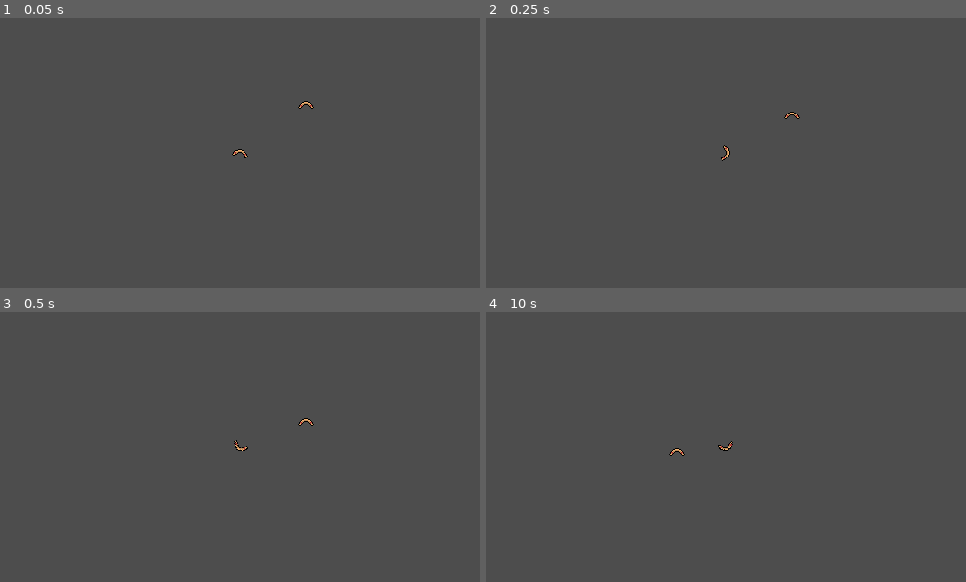
Above: before the commit, frames 1-4 (two rows, left to right).
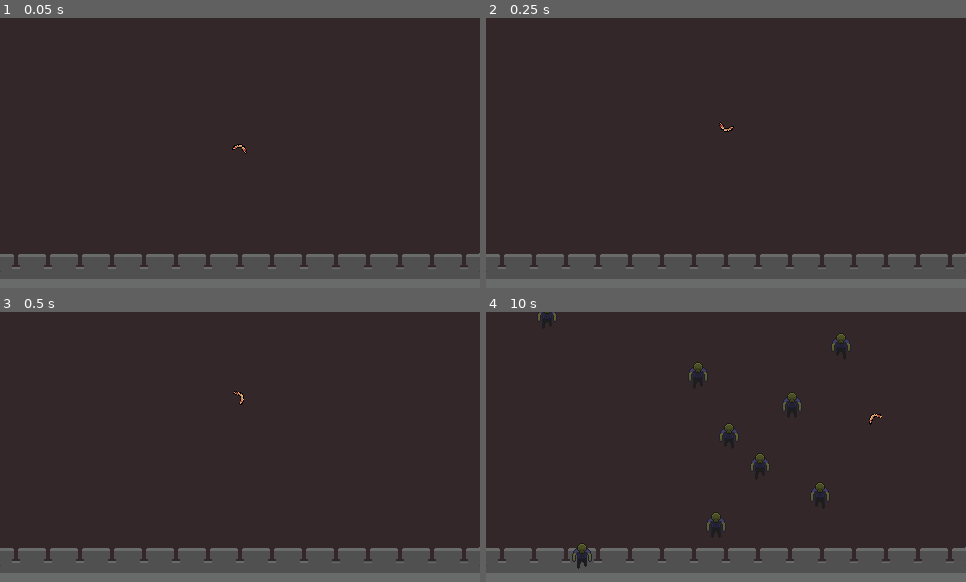
Above: after the commit, the same moments.

Repository: jeisaRaja/doomerang
Game: Godot game, scene res://scenes/levels/level_1.tscn
The game is run twice, just before and just after one commit, with the same random seed, the same clock (stepped at 60 frames per second) and the same inputs. The project has no main scene, so this scene is started directly.
Inputs:
- Up to frame 1 (0.05 s): no input
- Up to frame 2 (0.25 s): no input
- Up to frame 3 (0.5 s): no input
- Up to frame 4 (10 s): hold D (right) 0.53-1.28 s; hold S (down) 1.28-2.03 s; hold D (right) 2.03-2.78 s; hold W (up) 2.78-3.53 s; hold A (left) 3.53-5.03 s; hold S (down) 5.03-5.78 s; hold D (right) 5.78-6.53 s; hold W (up) 6.53-7.28 s; hold D (right) 7.28-8.03 s; hold S (down) 8.03-8.78 s; hold A (left) 8.78-9.53 s; hold W (up) from 9.53 s (still down)

The runs differ from the first frame. In frame 1, 93% of the frame differs, in the area x 0-100%, y 0-100%; in frame 2, 93%; in frame 3, 93%; in frame 4, 93%.

Commit message:
feat: refactor player movement
- add map background
- add zombie movement
- add zombie spawner

Diff:
--- a/components/movement.gd
+++ b/components/movement.gd
@@ -7,11 +7,25 @@
 @export var input: InputHandler
 @export var actor: CharacterBody2D
 
+const ANGLE_THRESHOLD: float = 0.9
+const WEIGHT_MULTIPLIER: float = 2.0
 
-func _physics_process(delta):
-	if input.direction != Vector2.ZERO and not Utils.are_scalars(input.direction, direction):
-		direction = direction.move_toward(input.direction, turn_speed * delta)
 
-	actor.velocity = direction.normalized() * speed
+func _process(delta: float):
+	var input_direction = Input.get_vector("left", "right", "up", "down")
 
+	if input_direction != Vector2.ZERO:
+		var norm_input = input_direction.normalized()
+		var norm_direction = direction.normalized()
+
+		var alignment = norm_input.dot(norm_direction)
+
+		if alignment > -ANGLE_THRESHOLD:
+			var weight = clamp((1.0 - abs(alignment)) * WEIGHT_MULTIPLIER, 0, 1)
+
+			direction = direction.move_toward(input_direction, turn_speed * delta * weight)
+
+	direction = direction.normalized()
+
+	actor.velocity = direction * speed
 	actor.move_and_slide()
--- a/project.godot
+++ b/project.godot
@@ -47,6 +47,11 @@
 ]
 }
 
+[layer_names]
+
+2d_physics/layer_2="enemy"
+2d_physics/layer_3="walls"
+
 [rendering]
 
 textures/canvas_textures/default_texture_filter=0
--- a/scenes/levels/level_1.tscn
+++ b/scenes/levels/level_1.tscn
@@ -1,14 +1,43 @@
-[gd_scene load_steps=3 format=3 uid="uid://cda40656i7rg8"]
+[gd_scene load_steps=6 format=3 uid="uid://cda40656i7rg8"]
 
 [ext_resource type="PackedScene" uid="uid://daef6h111qk1p" path="res://scenes/player/player.tscn" id="1_c4ogy"]
-[ext_resource type="Texture2D" uid="uid://shfblub6bkwy" path="res://arts/boomerang.png" id="2_ja7bu"]
+[ext_resource type="Texture2D" uid="uid://pwuawlesli04" path="res://arts/map.png" id="3_xacif"]
+[ext_resource type="PackedScene" uid="uid://cejx7glgsmwjx" path="res://scenes/levels/spawner.tscn" id="4_0qqcy"]
+
+[sub_resource type="RectangleShape2D" id="RectangleShape2D_110fo"]
+size = Vector2(480, 20)
+
+[sub_resource type="RectangleShape2D" id="RectangleShape2D_ldqor"]
+size = Vector2(225, 20)
 
 [node name="Level1" type="Node2D"]
 
+[node name="Background" type="Sprite2D" parent="."]
+texture = ExtResource("3_xacif")
+
 [node name="Player" parent="." instance=ExtResource("1_c4ogy")]
 
-[node name="Camera2D" type="Camera2D" parent="Player"]
+[node name="Camera2D" type="Camera2D" parent="."]
 
-[node name="Sprite2D" type="Sprite2D" parent="."]
-position = Vector2(66, -50)
-texture = ExtResource("2_ja7bu")
+[node name="StaticBody2D" type="StaticBody2D" parent="."]
+collision_layer = 4
+
+[node name="CollisionShape2D2" type="CollisionShape2D" parent="StaticBody2D"]
+position = Vector2(0, -144)
+shape = SubResource("RectangleShape2D_110fo")
+
+[node name="CollisionShape2D3" type="CollisionShape2D" parent="StaticBody2D"]
+position = Vector2(0, 91)
+shape = SubResource("RectangleShape2D_110fo")
+
+[node name="CollisionShape2D4" type="CollisionShape2D" parent="StaticBody2D"]
+position = Vector2(248, -32.5)
+rotation = 1.57079
+shape = SubResource("RectangleShape2D_ldqor")
+
+[node name="CollisionShape2D5" type="CollisionShape2D" parent="StaticBody2D"]
+position = Vector2(-248, -32.5)
+rotation = 1.57079
+shape = SubResource("RectangleShape2D_ldqor")
+
+[node name="Spawner" parent="." instance=ExtResource("4_0qqcy")]
--- /dev/null
+++ b/scenes/levels/spawner.gd
@@ -0,0 +1,18 @@
+extends Node2D
+
+@export var zombie_scene: PackedScene
+@export var start_point: Marker2D
+@export var end_point: Marker2D
+@onready var timer = $Timer as Timer
+
+
+func _ready():
+	timer.timeout.connect(_on_timer_timeout)
+
+
+func _on_timer_timeout():
+	var zombie = zombie_scene.instantiate() as Node2D
+	zombie.global_position = Vector2(
+		randf_range(start_point.global_position.x, end_point.global_position.x), start_point.global_position.y
+	)
+	add_child(zombie)
--- /dev/null
+++ b/scenes/levels/spawner.tscn
@@ -0,0 +1,19 @@
+[gd_scene load_steps=3 format=3 uid="uid://cejx7glgsmwjx"]
+
+[ext_resource type="Script" path="res://scenes/levels/spawner.gd" id="1_jw6t6"]
+[ext_resource type="PackedScene" uid="uid://c24k7e4gyj732" path="res://scenes/zombie/zombie.tscn" id="2_vqdx5"]
+
+[node name="Spawner" type="Node2D" node_paths=PackedStringArray("start_point", "end_point")]
+script = ExtResource("1_jw6t6")
+zombie_scene = ExtResource("2_vqdx5")
+start_point = NodePath("Start")
+end_point = NodePath("End")
+
+[node name="Start" type="Marker2D" parent="."]
+position = Vector2(-216, -160)
+
+[node name="End" type="Marker2D" parent="."]
+position = Vector2(216, -160)
+
+[node name="Timer" type="Timer" parent="."]
+autostart = true
--- a/scenes/player/player.tscn
+++ b/scenes/player/player.tscn
@@ -7,24 +7,6 @@
 
 [sub_resource type="CircleShape2D" id="CircleShape2D_qx80u"]
 radius = 4.0
-
-[sub_resource type="Animation" id="Animation_mdek3"]
-resource_name = "throw"
-length = 0.8
-loop_mode = 1
-step = 0.1
-tracks/0/type = "value"
-tracks/0/imported = false
-tracks/0/enabled = true
-tracks/0/path = NodePath("Sprite2D:rotation")
-tracks/0/interp = 1
-tracks/0/loop_wrap = true
-tracks/0/keys = {
-"times": PackedFloat32Array(0, 0.4, 0.8),
-"transitions": PackedFloat32Array(1, 1, 1),
-"update": 0,
-"values": [0.0, 3.14159, 6.28319]
-}
 
 [sub_resource type="Animation" id="Animation_gy02p"]
 length = 0.001
@@ -41,6 +23,24 @@
 "values": [0.0]
 }
 
+[sub_resource type="Animation" id="Animation_mdek3"]
+resource_name = "throw"
+length = 0.4
+loop_mode = 1
+step = 0.1
+tracks/0/type = "value"
+tracks/0/imported = false
+tracks/0/enabled = true
+tracks/0/path = NodePath("Sprite2D:rotation")
+tracks/0/interp = 1
+tracks/0/loop_wrap = true
+tracks/0/keys = {
+"times": PackedFloat32Array(0, 0.2, 0.4),
+"transitions": PackedFloat32Array(1, 1, 1),
+"update": 0,
+"values": [0.0, 3.14159, 6.28319]
+}
+
 [sub_resource type="AnimationLibrary" id="AnimationLibrary_safjc"]
 _data = {
 "RESET": SubResource("Animation_gy02p"),
@@ -48,6 +48,7 @@
 }
 
 [node name="Player" type="CharacterBody2D"]
+collision_mask = 5
 script = ExtResource("1_7um3g")
 
 [node name="CollisionShape2D" type="CollisionShape2D" parent="."]
@@ -63,7 +64,8 @@
 
 [node name="Movement" type="Node" parent="." node_paths=PackedStringArray("input", "actor")]
 script = ExtResource("3_ai2gd")
-turn_speed = 1.0
+speed = 100
+turn_speed = 5.0
 input = NodePath("../PlayerInput")
 actor = NodePath("..")
 
--- /dev/null
+++ b/scenes/zombie/zombie.gd
@@ -0,0 +1,9 @@
+class_name Zombie
+extends CharacterBody2D
+
+@export var speed: int = 30
+
+
+func _physics_process(_delta):
+	velocity = Vector2.DOWN * speed
+	move_and_slide()
--- /dev/null
+++ b/scenes/zombie/zombie.tscn
@@ -0,0 +1,87 @@
+[gd_scene load_steps=13 format=3 uid="uid://c24k7e4gyj732"]
+
+[ext_resource type="Texture2D" uid="uid://dkg7dybv0gmwf" path="res://arts/zombie.png" id="1_hf7ji"]
+[ext_resource type="Script" path="res://scenes/zombie/zombie.gd" id="1_nxan1"]
+
+[sub_resource type="CapsuleShape2D" id="CapsuleShape2D_u51ov"]
+radius = 4.0
+height = 18.0
+
+[sub_resource type="AtlasTexture" id="AtlasTexture_bl6hy"]
+atlas = ExtResource("1_hf7ji")
+region = Rect2(0, 0, 32, 32)
+
+[sub_resource type="AtlasTexture" id="AtlasTexture_ywvuy"]
+atlas = ExtResource("1_hf7ji")
+region = Rect2(32, 0, 32, 32)
+
+[sub_resource type="AtlasTexture" id="AtlasTexture_t1226"]
+atlas = ExtResource("1_hf7ji")
+region = Rect2(64, 0, 32, 32)
+
+[sub_resource type="AtlasTexture" id="AtlasTexture_c7gf1"]
+atlas = ExtResource("1_hf7ji")
+region = Rect2(96, 0, 32, 32)
+
+[sub_resource type="AtlasTexture" id="AtlasTexture_wyi0j"]
+atlas = ExtResource("1_hf7ji")
+region = Rect2(128, 0, 32, 32)
+
+[sub_resource type="AtlasTexture" id="AtlasTexture_37n5a"]
+atlas = ExtResource("1_hf7ji")
+region = Rect2(160, 0, 32, 32)
+
+[sub_resource type="AtlasTexture" id="AtlasTexture_iyoas"]
+atlas = ExtResource("1_hf7ji")
+region = Rect2(192, 0, 32, 32)
+
+[sub_resource type="AtlasTexture" id="AtlasTexture_h04cv"]
+atlas = ExtResource("1_hf7ji")
+region = Rect2(224, 0, 32, 32)
+
+[sub_resource type="SpriteFrames" id="SpriteFrames_3p7pl"]
+animations = [{
+"frames": [{
+"duration": 1.0,
+"texture": SubResource("AtlasTexture_bl6hy")
+}, {
+"duration": 1.0,
+"texture": SubResource("AtlasTexture_ywvuy")
+}, {
+"duration": 1.0,
+"texture": SubResource("AtlasTexture_t1226")
+}, {
+"duration": 1.0,
+"texture": SubResource("AtlasTexture_c7gf1")
+}, {
+"duration": 1.0,
+"texture": SubResource("AtlasTexture_wyi0j")
+}, {
+"duration": 1.0,
+"texture": SubResource("AtlasTexture_37n5a")
+}, {
+"duration": 1.0,
+"texture": SubResource("AtlasTexture_iyoas")
+}, {
+"duration": 1.0,
+"texture": SubResource("AtlasTexture_h04cv")
+}],
+"loop": true,
+"name": &"default",
+"speed": 5.0
+}]
+
+[node name="Zombie" type="CharacterBody2D"]
+collision_layer = 2
+collision_mask = 0
+script = ExtResource("1_nxan1")
+
+[node name="CollisionShape2D" type="CollisionShape2D" parent="."]
+position = Vector2(0, -4)
+shape = SubResource("CapsuleShape2D_u51ov")
+
+[node name="AnimatedSprite2D" type="AnimatedSprite2D" parent="."]
+sprite_frames = SubResource("SpriteFrames_3p7pl")
+autoplay = "default"
+frame = 3
+frame_progress = 0.45155
Binary file added: arts/map.png
Not shown, added: arts/map.png.import
Binary file added: arts/zombie.png
Not shown, added: arts/zombie.png.import
